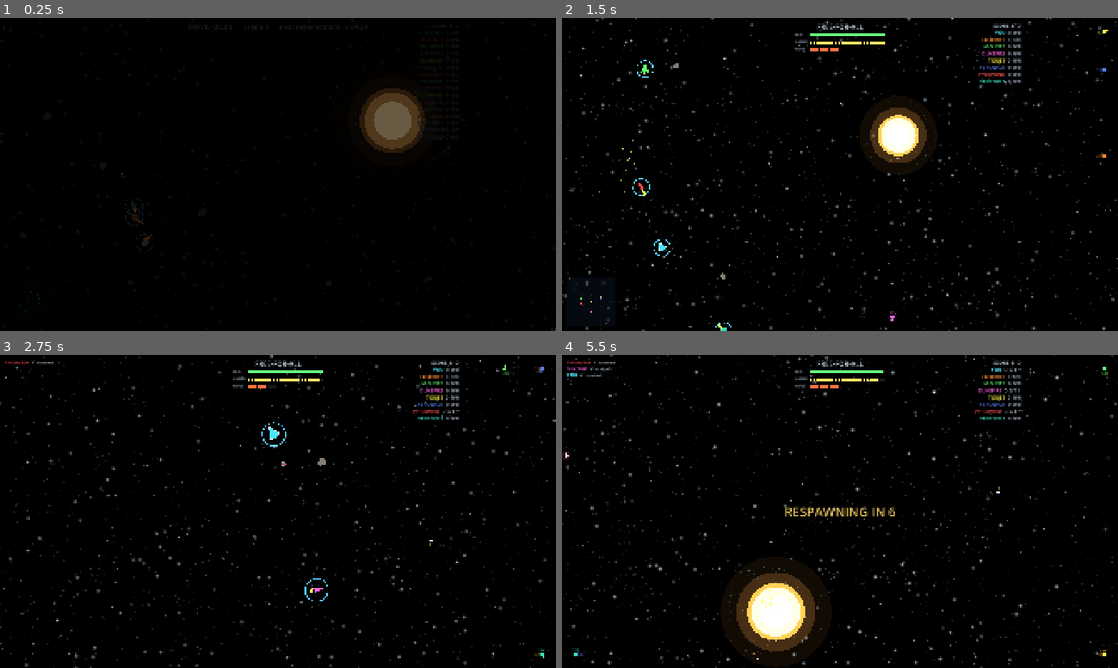
Above: before the commit, frames 1-4 (two rows, left to right).
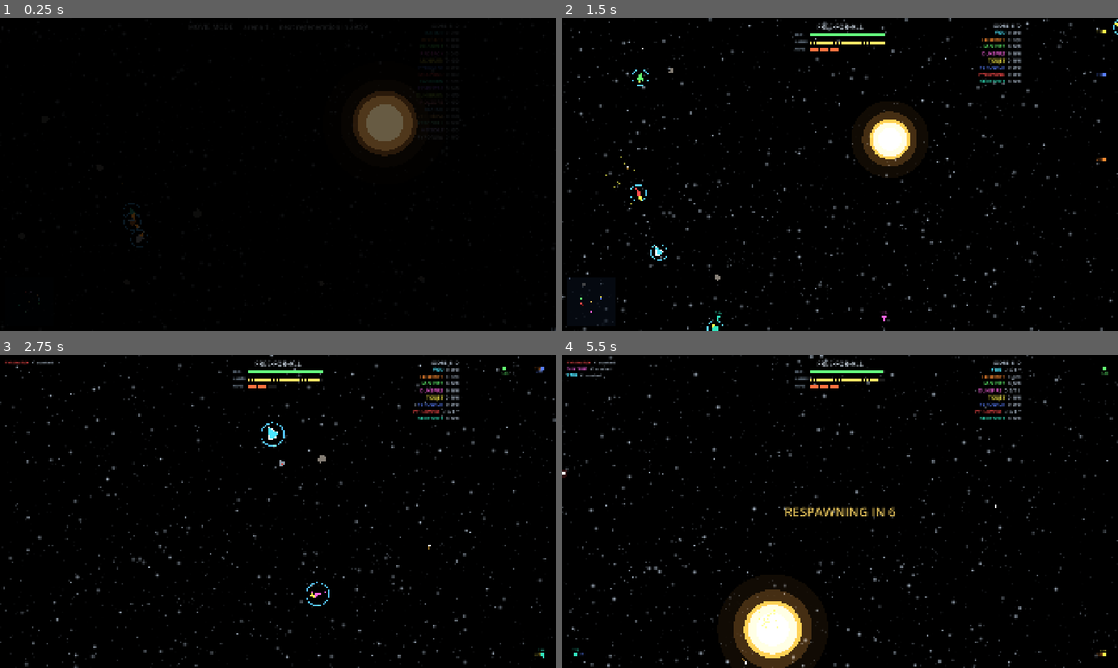
Above: after the commit, the same moments.

Repository: CryptoJones/XSpaceWar-AI
Game: Godot game, scene res://src/ui/main.tscn
Same seed, same stepped clock (60 frames per second), same inputs: the game is played once before the commit and once after it.
Inputs (mouse positions are in pixels of both pictures, inside the frame that each line leads up to):
- Up to frame 1 (0.25 s): no input
- Up to frame 2 (1.5 s): tap Enter at 0.5 s; move the mouse to (962, 158) at 0.52 s; hold D 0.53-1.25 s; tap Shift at 0.6 s; click (962, 158) at 0.67 s; tap Space at 0.77 s; click "PLAY — Skirmish vs AI" at 1.25 s
- Up to frame 3 (2.75 s): move the mouse to (166, 527) at 2.02 s; hold S from 2.03 s (still down); tap M at 2.1 s; tap Space at 2.27 s
- Up to frame 4 (5.5 s): move the mouse to (895, 442) at 2.77 s; release S at 2.78 s; hold D 2.78-3.53 s; hold Enter 2.78-3.53 s; move the mouse to (812, 574) at 3.52 s; hold W 3.53-4.28 s; tap Tab at 3.6 s; click (812, 574) at 3.67 s; tap Space at 3.77, 4.52, 5.27 s; move the mouse to (1006, 558) at 4.27 s; hold A from 4.28 s (still down); tap P at 4.35 s; move the mouse to (673, 464) at 5.02 s; tap F at 5.1 s

The runs differ from the first frame. In frame 1, 1.5% of the frame differs, in the area x 21-77%, y 22-75%; in frame 2, 5.5%; in frame 3, 1.9%; in frame 4, 6.6%, in the area x 0-100%, y 0-100%.

Commit message:
Fix point-to-point ship jumping: render interpolation for entities + camera
Aaron's bug report was right: the sim steps at a fixed 60Hz and the
renderer drew raw sim positions, so motion advanced in visible hops —
obvious on >60Hz displays and as render/sim beat jitter even at 60.

Fix: proper fixed-timestep render interpolation.
- WorldView keeps last-tick positions/angles for ships, torpedoes,
  mines, and pickups; _draw renders them blended by
  Engine.get_physics_interpolation_fraction(), redrawing every display
  frame (not just every sim tick).
- The camera is interpolated the same way: _update_camera now writes
  per-tick state (prev/curr), and _process moves the actual Camera2D
  between them each display frame. Teleports (wrap, hyperspace,
  respawn, failsafe snap) reset prev so nothing smears across the map.
- Bleed-zone clamp is gated to a live ship so the killcam isn't yanked
  back to the corpse.

Camera probe (4200 frames), 64 sim, 31 net, smoke: all green.

Co-Authored-By: Claude Fable 5 <noreply@anthropic.com>

Diff:
--- a/src/render/world_view.gd
+++ b/src/render/world_view.gd
@@ -77,6 +77,15 @@
 var _focus_b := -1
 var _focus_timer := 0.0
 var _killcam_id := -1               ## while dead: ride along with your killer
+
+# Render interpolation: the sim steps at a fixed 60Hz; drawing raw sim
+# positions makes motion visibly hop on >60Hz displays. We keep last tick's
+# state and draw blended by the physics interpolation fraction.
+var _prev_pos := {}                 ## "s3"/"t9"/"m2"/"p7" -> last-tick position
+var _prev_angle := {}               ## ship id -> last-tick angle
+var _cam_pos := Vector2.ZERO        ## camera current (per-tick) state
+var _cam_pos_prev := Vector2.ZERO
+var _cam_zoom_prev := 0.6
 var _match_over_seen := false
 var _shake := 0.0                   ## camera shake energy (decays)
 var _popups: Array[Dictionary] = [] ## floating kill texts: pos/vel/text/ttl/color
@@ -117,9 +126,59 @@
 	_audio = AudioDirector.new()
 	add_child(_audio)
 
+## Render-rate: redraw every display frame at interpolated positions, and
+## move the actual camera between its per-tick states the same way.
+func _process(_dt: float) -> void:
+	if session == null or session.world == null:
+		return
+	var f := Engine.get_physics_interpolation_fraction()
+	_camera.position = _cam_pos_prev.lerp(_cam_pos, f)
+	var z := lerpf(_cam_zoom_prev, _cam_zoom, f)
+	_camera.zoom = Vector2(z, z)
+	if _shake > 0.2:
+		var tt := session.world.time * 70.0
+		_camera.offset = Vector2(sin(tt * 1.13), cos(tt * 0.97)) * _shake
+	else:
+		_camera.offset = Vector2.ZERO
+	queue_redraw()
+
+## Interpolated draw position for an entity ("s3"/"t9"/"m2"/"p7"). Teleports
+## (wrap, hyperspace, respawn) snap instead of smearing across the map.
+func _ipos(key: String, curr: Vector2) -> Vector2:
+	var prev: Variant = _prev_pos.get(key)
+	if prev == null:
+		return curr
+	var pv := prev as Vector2
+	if pv.distance_to(curr) > session.world.config.arena_size * 0.25:
+		return curr
+	return pv.lerp(curr, Engine.get_physics_interpolation_fraction())
+
+func _iangle(id: int, curr: float) -> float:
+	var prev: Variant = _prev_angle.get(id)
+	if prev == null:
+		return curr
+	return lerp_angle(float(prev), curr, Engine.get_physics_interpolation_fraction())
+
+func _capture_prev_state() -> void:
+	_prev_pos.clear()
+	_prev_angle.clear()
+	var w := session.world
+	if w == null:
+		return
+	for s in w.ships:
+		_prev_pos["s%d" % s.id] = s.pos
+		_prev_angle[s.id] = s.angle
+	for t in w.torpedoes:
+		_prev_pos["t%d" % t.id] = t.pos
+	for m in w.mines:
+		_prev_pos["m%d" % m.id] = m.pos
+	for p in w.pickups:
+		_prev_pos["p%d" % p.id] = p.pos
+
 func _physics_process(dt: float) -> void:
 	if session == null:
 		return
+	_capture_prev_state()
 	_thrusting.clear()
 	if external_driver.is_valid():
 		external_driver.call(dt)
@@ -261,9 +320,14 @@
 # --------------------------------------------------------------------------
 
 func _update_camera(dt: float) -> void:
-	var target_pos := _camera.position
+	# Per-tick camera state: _cam_pos/_cam_zoom are the simulation-rate truth;
+	# _process() blends prev->curr each display frame (render interpolation).
+	_cam_pos_prev = _cam_pos
+	_cam_zoom_prev = _cam_zoom
+	var target_pos := _cam_pos
 	var target_zoom := _cam_zoom
 	var human := session.human_ship()
+	var killcam_active := false
 
 	if human != null and not human.alive and _killcam_id >= 0:
 		# Killcam: ride with whoever got you until you respawn.
@@ -271,12 +335,10 @@
 		if killer != null and killer.alive:
 			target_pos = killer.pos + killer.render_pos_offset
 			target_zoom = 1.0
-			var k2 := 1.0 - exp(-2.5 * dt)
-			_camera.position = _camera.position.lerp(target_pos, k2)
-			_cam_zoom = lerpf(_cam_zoom, target_zoom, k2)
-			_camera.zoom = Vector2(_cam_zoom, _cam_zoom)
-			return
-	if human != null:
+			killcam_active = true
+	if killcam_active:
+		pass
+	elif human != null:
 		if human.alive:
 			_killcam_id = -1
 		# When the followed ship wraps the toroidal edge (or hyperspaces), jump
@@ -285,9 +347,11 @@
 			var jump := human.pos - _follow_pos
 			var half := session.world.config.arena_size * 0.5
 			if absf(jump.x) > half:
-				_camera.position.x += signf(jump.x) * session.world.config.arena_size
+				_cam_pos.x += signf(jump.x) * session.world.config.arena_size
+				_cam_pos_prev.x = _cam_pos.x
 			if absf(jump.y) > half:
-				_camera.position.y += signf(jump.y) * session.world.config.arena_size
+				_cam_pos.y += signf(jump.y) * session.world.config.arena_size
+				_cam_pos_prev.y = _cam_pos.y
 		_follow_id = human.id
 		_follow_pos = human.pos
 		target_pos = human.pos + human.render_pos_offset
@@ -295,10 +359,11 @@
 		# Failsafe: whatever else happens, never let the player lose their own
 		# ship — if the camera is absurdly far from it, snap instead of pan
 		# (and leave a breadcrumb so the root cause can be reported).
-		if _camera.position.distance_to(target_pos) > 6000.0:
+		if _cam_pos.distance_to(target_pos) > 6000.0:
 			push_warning("camera failsafe: snapped %s -> ship %s (gen %d tick %d)"
-				% [_camera.position, target_pos, session.generation, session.world.tick])
-			_camera.position = target_pos
+				% [_cam_pos, target_pos, session.generation, session.world.tick])
+			_cam_pos = target_pos
+			_cam_pos_prev = target_pos
 	elif session.watch_ship_id >= 0 \
 			and session.world.ship_by_id(session.watch_ship_id) != null \
 			and session.world.ship_by_id(session.watch_ship_id).alive:
@@ -335,28 +400,25 @@
 			target_zoom = 0.5
 
 	var k := 1.0 - exp(-2.5 * dt)
-	_camera.position = _camera.position.lerp(target_pos, k)
+	_cam_pos = _cam_pos.lerp(target_pos, k)
 	_cam_zoom = lerpf(_cam_zoom, target_zoom, k)
-	_camera.zoom = Vector2(_cam_zoom, _cam_zoom)
 
 	# The bleed-zone rule (Aaron's): the player's ship may NEVER leave the
 	# screen. The lerp above lags proportionally to speed, so on a long
 	# straight burn the ship can outrun it — when the ship reaches the outer
 	# buffer of the view, the map moves instead. Hard per-axis clamp keeping
 	# the ship inside the inner 72% of the screen.
-	if human != null:
+	if human != null and human.alive and not killcam_active:
 		var half_view := get_viewport_rect().size * 0.5 / _cam_zoom
 		var limit := half_view * 0.72
 		var sp := human.pos + human.render_pos_offset
-		_camera.position = _camera.position.clamp(sp - limit, sp + limit)
-
-	# Explosion shake: jitter the camera offset, energy decays fast.
+		_cam_pos = _cam_pos.clamp(sp - limit, sp + limit)
+
+	# Shake energy decays at sim rate (the offset itself is applied per
+	# display frame in _process).
 	if _shake > 0.2:
-		var tt := session.world.time * 70.0
-		_camera.offset = Vector2(sin(tt * 1.13), cos(tt * 0.97)) * _shake
 		_shake *= exp(-6.0 * dt)
 	else:
-		_camera.offset = Vector2.ZERO
 		_shake = 0.0
 	# Keep ships readable when the camera pulls back: hulls draw bigger than
 	# their (unchanged) physical radius, more so the further out we are.
@@ -386,14 +448,14 @@
 	for p in world.pickups:
 		_draw_pickup(p, world.time)
 	for m in world.mines:
-		for off in _ghost_offsets(m.pos, wrap, half, 100.0):
+		for off in _ghost_offsets(_ipos("m%d" % m.id, m.pos), wrap, half, 100.0):
 			_draw_mine(m, world.time, off)
 	for t in world.torpedoes:
-		for off in _ghost_offsets(t.pos, wrap, half, 80.0):
+		for off in _ghost_offsets(_ipos("t%d" % t.id, t.pos), wrap, half, 80.0):
 			_draw_torpedo(t, off)
 	for s in world.ships:
 		if s.alive:
-			for off in _ghost_offsets(s.pos + s.render_pos_offset, wrap, half, 240.0):
+			for off in _ghost_offsets(_ipos("s%d" % s.id, s.pos) + s.render_pos_offset, wrap, half, 240.0):
 				_draw_ship(s, world.time, off)
 	_draw_popups()
 
@@ -490,17 +552,18 @@
 	var vis := clampf(_ship_vis_scale * 0.8, 1.0, 2.2)
 	var r := p.radius * vis * (1.0 + 0.12 * sin(t * 5.0 + float(p.id)))
 	var c: Color = PICKUP_COLORS[p.kind % PICKUP_COLORS.size()]
-	draw_set_transform(p.pos, t * 1.2)
+	var pp := _ipos("p%d" % p.id, p.pos)
+	draw_set_transform(pp, t * 1.2)
 	draw_colored_polygon(PackedVector2Array([
 		Vector2(r, 0), Vector2(0, r), Vector2(-r, 0), Vector2(0, -r)]),
 		Color(c.r, c.g, c.b, 0.35))
 	draw_set_transform(Vector2.ZERO)
-	draw_string(ThemeDB.fallback_font, p.pos + Vector2(-6, 6),
+	draw_string(ThemeDB.fallback_font, pp + Vector2(-6, 6),
 		PICKUP_LETTERS[p.kind % PICKUP_LETTERS.size()],
 		HORIZONTAL_ALIGNMENT_CENTER, 12, int(13 * vis), c)
 
 func _draw_mine(m: SimMine, t: float, ghost: Vector2 = Vector2.ZERO) -> void:
-	var p := m.pos + ghost
+	var p := _ipos("m%d" % m.id, m.pos) + ghost
 	var vis := clampf(_ship_vis_scale * 0.8, 1.0, 2.4)
 	var body_col := Color(0.55, 0.6, 0.65)
 	draw_circle(p, m.radius * vis, body_col)
@@ -514,7 +577,7 @@
 		draw_circle(p, m.radius * vis * 0.45, Color(2.0 * blink, 0.2, 0.15))
 
 func _draw_torpedo(t: SimTorpedo, ghost: Vector2 = Vector2.ZERO) -> void:
-	var p := t.pos + ghost
+	var p := _ipos("t%d" % t.id, t.pos) + ghost
 	var m := clampf(_ship_vis_scale * 0.7, 1.0, 2.2)
 	var dir := t.vel.normalized() if t.vel.length() > 1.0 else Vector2.RIGHT
 	draw_line(p - dir * 16.0 * m, p, Color(1.6, 1.2, 0.4, 0.35), 2.0 * m)
@@ -523,7 +586,8 @@
 func _draw_ship(s: SimShip, t: float, ghost: Vector2 = Vector2.ZERO) -> void:
 	var col := ship_color(s)
 	var k := s.radius / 12.0 * _ship_vis_scale
-	draw_set_transform(s.pos + s.render_pos_offset + ghost, s.angle, Vector2(k, k))
+	draw_set_transform(_ipos("s%d" % s.id, s.pos) + s.render_pos_offset + ghost,
+		_iangle(s.id, s.angle), Vector2(k, k))
 
 	var hull: Dictionary = _hull_cache.get(s.id, {})
 	if hull.is_empty():
